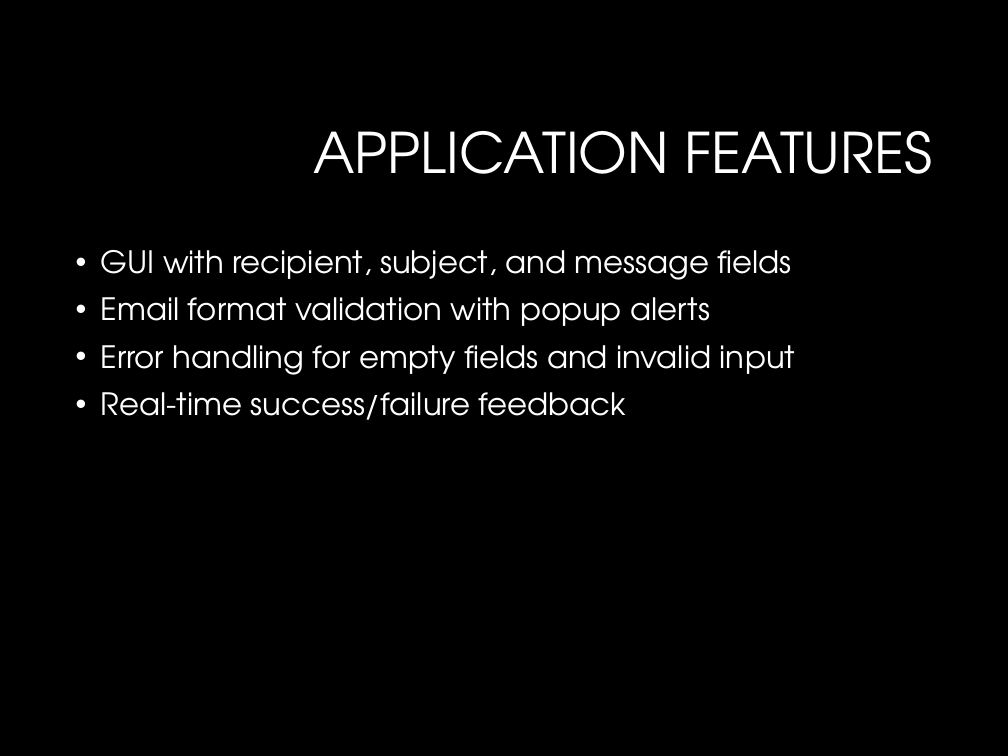
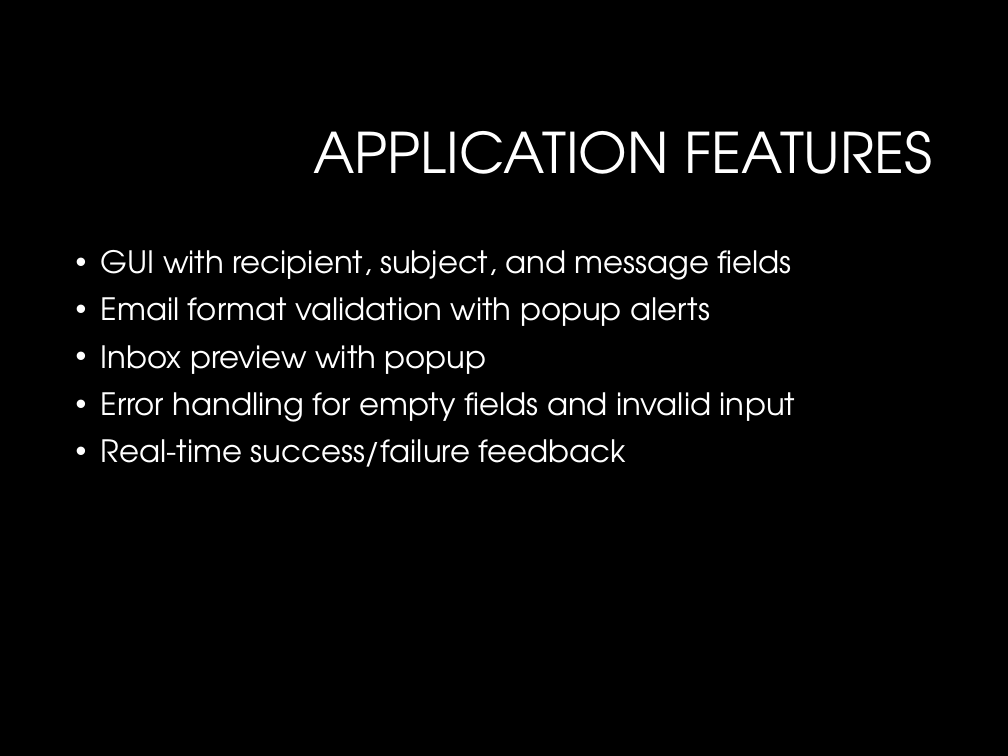
Before and after one commit to angelkautsi/EMAIL-SENDER-APPLICATION, a slide deck: slide 8 of Email_Sender_Application_Presentation.pptx. Drawn at 1008x756 pixels with LibreOffice and Linux fonts; fonts in the diff are those of the drawing; background and template pictures are left out. Boxes give left, top, right and bottom in pixels: in the first picture for what was removed or moved away, otherwise in the second. Text is boxed around its words. In the diff, an @@ line names an element or a change of style, - is before the commit and + after.

```diff
--- a/Email_Sender_Application_Presentation.pptx
+++ b/Email_Sender_Application_Presentation.pptx
@@ text at [101, 345, 487, 374]: paragraph added @@
+• Inbox preview with popup
```
Also in this commit, not shown: 7 other slides changed.
